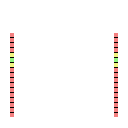
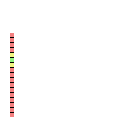
Layered file, before and after one edit (128x128). Changes by layer:
painted on "Layer 4" over [114, 33, 118, 117]
